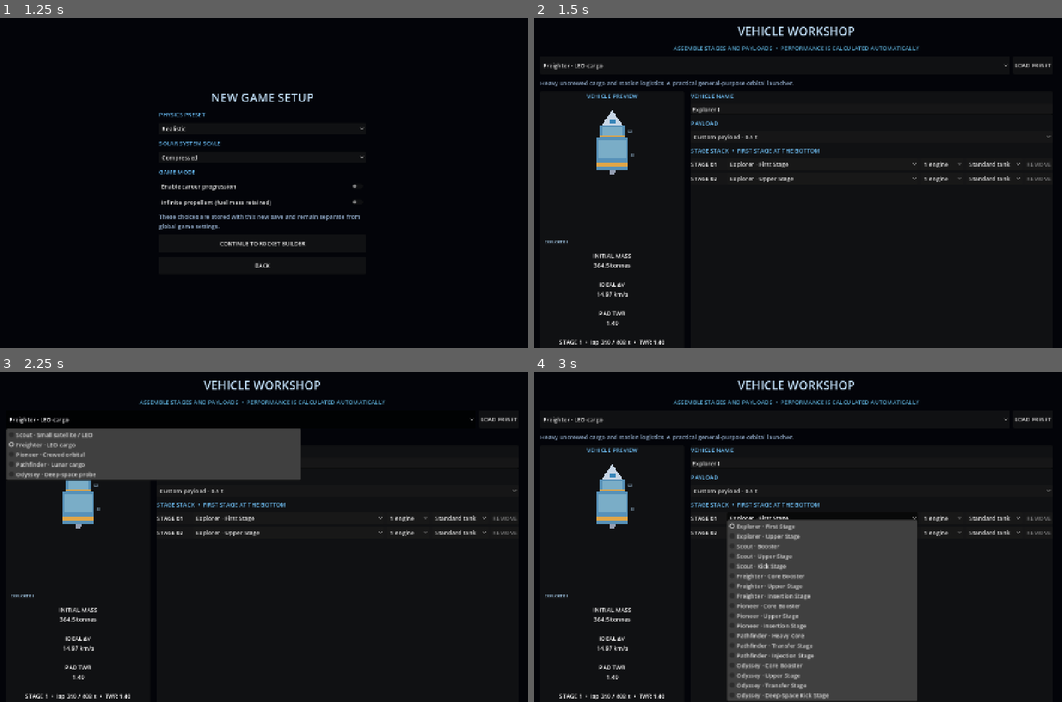
Above: before the commit, frames 1-4 (two rows, left to right).
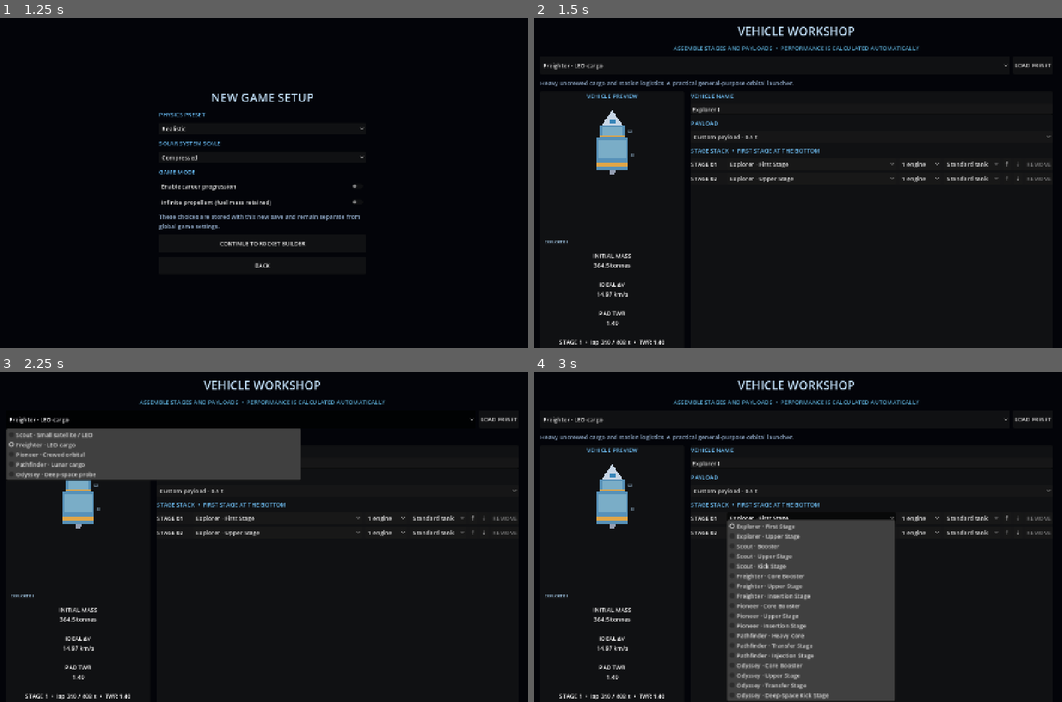
Above: after the commit, the same moments.

Repository: Blagos1195/Gravity-simulator
Game: Godot game, scene res://scenes/main.tscn
Same seed, same stepped clock (60 frames per second), same inputs: the game is played once before the commit and once after it.
Inputs:
- Up to frame 1 (1.25 s): click "NEW GAME" at 0.5 s
- Up to frame 2 (1.5 s): click "CONTINUE TO ROCKET BUILDER" at 1.25 s
- Up to frame 3 (2.25 s): click "Freighter · LEO cargo" at 2 s
- Up to frame 4 (3 s): click "Explorer · First Stage" at 2.75 s

Frame 1 is identical in both runs. In frame 2, 0.4% of the frame differs, in the area x 67-93%, y 43-50%; in frame 3, 0.4%; in frame 4, 2.7%, in the area x 67-93%, y 43-100%.

Commit message:
Add stage stack reordering controls

Diff:
--- a/Gravity/scripts/main.gd
+++ b/Gravity/scripts/main.gd
@@ -405,6 +405,30 @@
 				_update_design_stats()
 		)
 		stage_row.add_child(tank_selector)
+		var move_up_button := Button.new()
+		move_up_button.text = "↑"
+		move_up_button.tooltip_text = "Move this stage closer to the payload"
+		move_up_button.disabled = stage_index == rocket_design["stages"].size() - 1
+		move_up_button.pressed.connect(func():
+			var stages: Array = rocket_design["stages"]
+			var moved_stage: Dictionary = stages[stage_index]
+			stages.remove_at(stage_index)
+			stages.insert(stage_index + 1, moved_stage)
+			_show_vehicle_editor()
+		)
+		stage_row.add_child(move_up_button)
+		var move_down_button := Button.new()
+		move_down_button.text = "↓"
+		move_down_button.tooltip_text = "Move this stage closer to the launch pad"
+		move_down_button.disabled = stage_index == 0
+		move_down_button.pressed.connect(func():
+			var stages: Array = rocket_design["stages"]
+			var moved_stage: Dictionary = stages[stage_index]
+			stages.remove_at(stage_index)
+			stages.insert(stage_index - 1, moved_stage)
+			_show_vehicle_editor()
+		)
+		stage_row.add_child(move_down_button)
 		var remove_button := Button.new()
 		remove_button.text = "REMOVE"
 		remove_button.disabled = rocket_design["stages"].size() <= RocketDesign.MIN_STAGES
